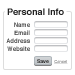
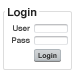
Comparing the layer stacks of the two (75, 75) images. Changes:
added group "loginform" with 6 layers above "form" over [left=4, top=8, right=68, bottom=66]
added layer "User Pass" in group "loginform" over [left=12, top=25, right=30, bottom=43]
added layer "Login" (1st of 2, in "loginform") in group "loginform" over [left=38, top=53, right=57, bottom=60]
added layer "btn copy" in group "loginform" over [left=34, top=49, right=61, bottom=61]
added layer "fields copy" in group "loginform" over [left=34, top=24, right=68, bottom=45]
added layer "Login" (2nd of 2, in "loginform") in group "loginform" over [left=8, top=8, right=37, bottom=19]
added layer "fieldset copy" in group "loginform" over [left=4, top=11, right=68, bottom=66]
renamed "Group 1" to "form", hid the group it (6 layers) over [left=4, top=8, right=68, bottom=66]
